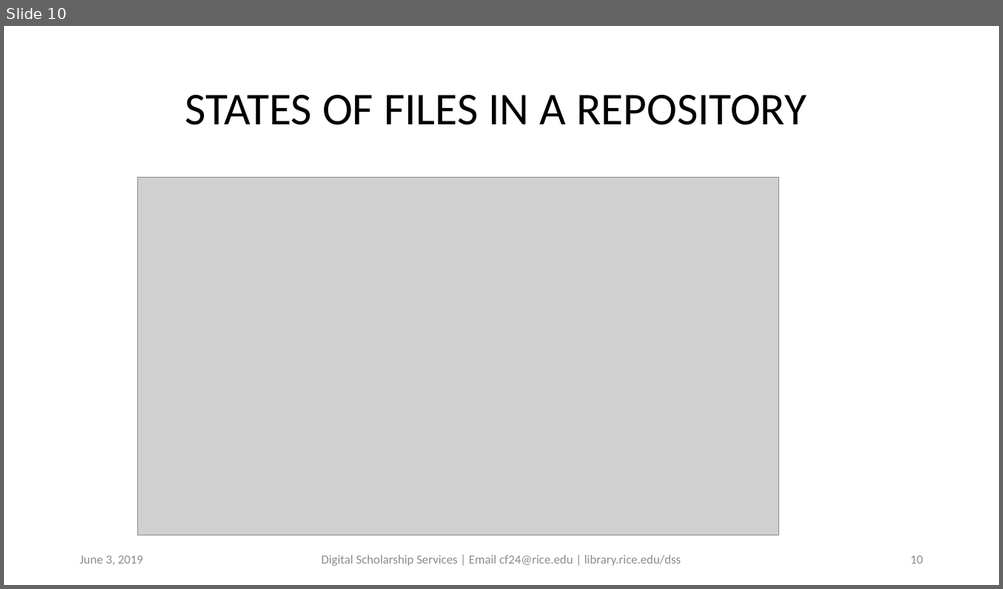
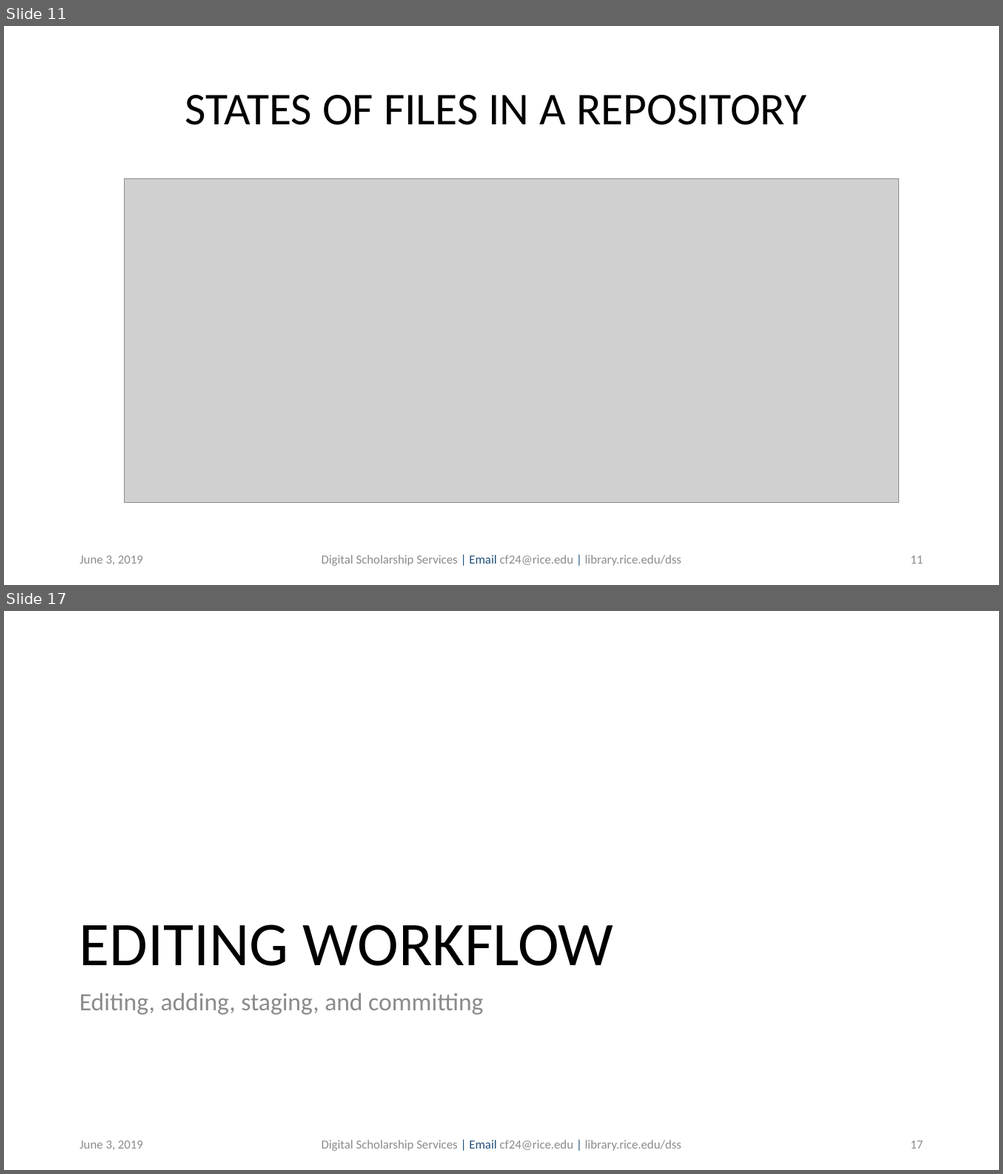
Before and after one commit to bakitybacon/rice-data-and-donuts, a slide deck: github/Introduction to Git & Github.pptx. Shown one above the other, each under a label of ours: slide 10 before the commit, slides 11 and 17 after it; the slides between them are not shown. The pictures are 1003x589 and 1003x1174 pixels, drawn with LibreOffice and Linux fonts; fonts in the diff are those of the drawing; grey boxes stand for pictures; background and template pictures are left out. Boxes give left, top, right and bottom in pixels: in the first picture for what was removed or moved away, otherwise in the second. Text is boxed around its words. In the diff, an @@ line names an element or a change of style, - is before the commit and + after.

```diff
--- a/github/Introduction to Git & Github.pptx
+++ b/github/Introduction to Git & Github.pptx
@@ slide 17 added at (x1=4, y1=611, x2=999, y2=1170), background #FFFFFF @@
@@ title added at (x1=79, y1=925, x2=614, y2=966), 60 pt, text #000000 @@
+EDITING WORKFLOW
@@ text added at (x1=79, y1=993, x2=483, y2=1015), 24 pt, text #8C8C8C @@
+Editing, adding, staging, and committing
@@ text added at (x1=79, y1=1141, x2=143, y2=1150), 12 pt, text #8C8C8C @@
+June 3, 2019
@@ text added at (x1=321, y1=1140, x2=681, y2=1151), 12 pt, text #8C8C8C @@
+Digital Scholarship Services | Email cf24@rice.edu | library.rice.edu/dss
@@ page number added at (x1=910, y1=1141, x2=922, y2=1149), 12 pt, text #8C8C8C @@
+17
@@ what was slide 10 is now slide 11 @@
@@ slide 11 changed as well @@
@@ picture resized from (x1=137, y1=178, x2=779, y2=536) to (x1=124, y1=179, x2=899, y2=503) @@
@@ text "Digital Scholarship Services | Email ..." at (x1=321, y1=555, x2=681, y2=566): text colour #8C8C8C to #1F4E79 in "| Email |" @@
@@ page number at (x1=910, y1=556, x2=922, y2=564): text changed @@
-10
+11
```
Also in this commit, not shown: 8 other slides changed, 18 other slides added.
